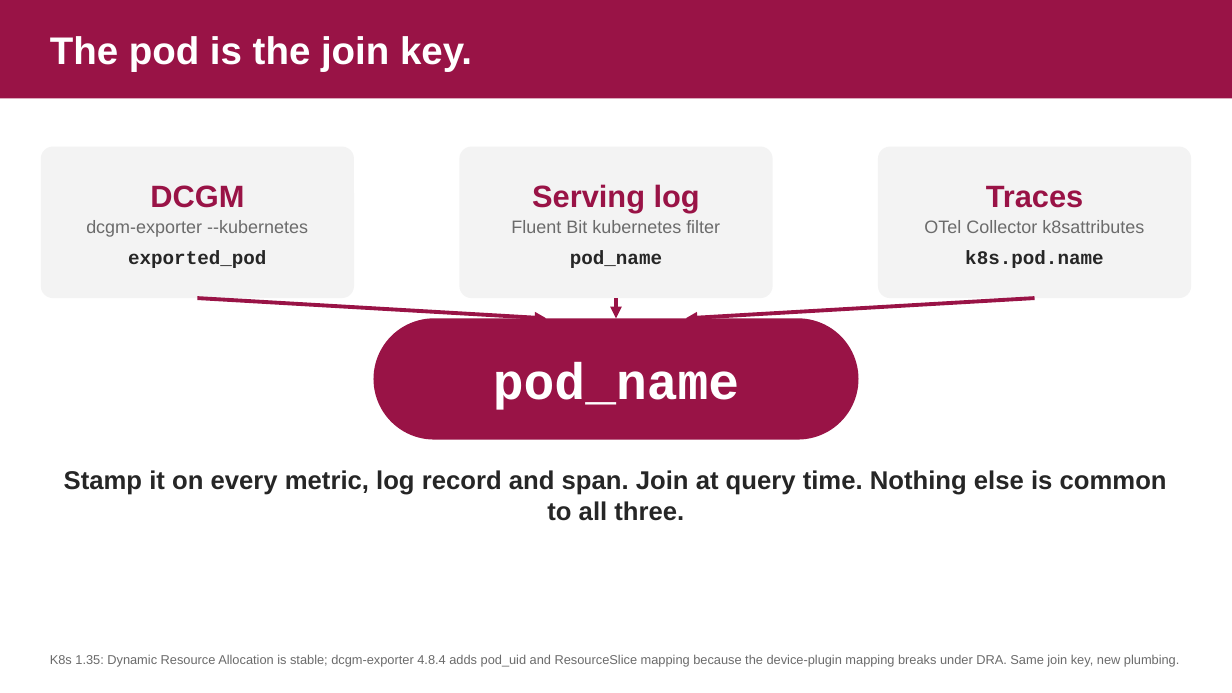
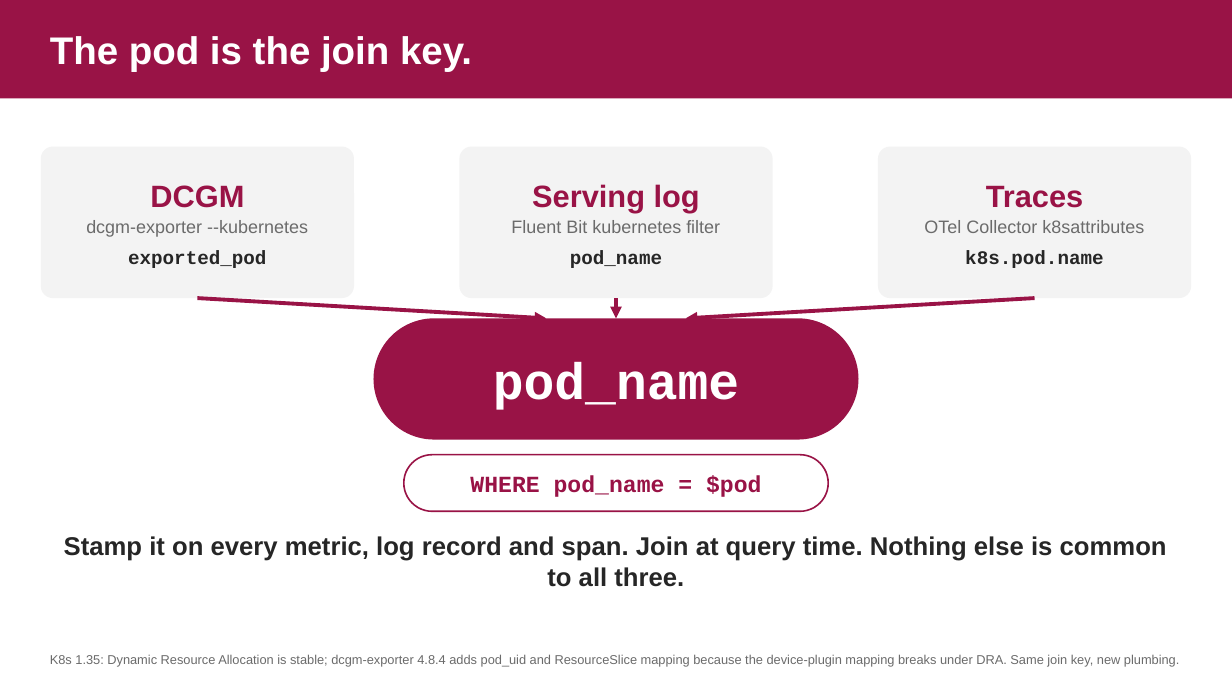
Before and after one commit to danilosilvase/gpu-observability-kubecon-na-2026, a slide deck: slide 9 of deck/kubecon-na-2026-v4.pptx. Drawn at 1232x693 pixels with LibreOffice and Linux fonts; fonts in the diff are those of the drawing; background and template pictures are left out. Boxes give left, top, right and bottom in pixels: in the first picture for what was removed or moved away, otherwise in the second. Text is boxed around its words. In the diff, an @@ line names an element or a change of style, - is before the commit and + after.

```diff
--- a/deck/kubecon-na-2026-v4.pptx
+++ b/deck/kubecon-na-2026-v4.pptx
@@ rounded rectangle "WHERE pod_name = $pod": place and size @@
-rounded rectangle "WHERE pod_name = $pod" at [493,362,739,410]
+rounded rectangle "WHERE pod_name = $pod" at [404,455,828,511]
@@ rounded rectangle "WHERE pod_name = $pod" at [404,455,828,511]: fill none to #FFFFFF; outline none to #991346 1.25 pt @@
@@ text in rounded rectangle at [470,475,761,497]: text changed; size 40 to 18 pt; text colour #FFFFFF to #991346 @@
-pod_name
+WHERE pod_name = $pod
@@ text "Stamp it on every metric, ...": place and size @@
-text "Stamp it on every metric, ..." at [64,470,1167,521]
+text "Stamp it on every metric, ..." at [64,536,1167,587]
```
Also in this commit, not shown: 13 other slides changed, 3 other files.
